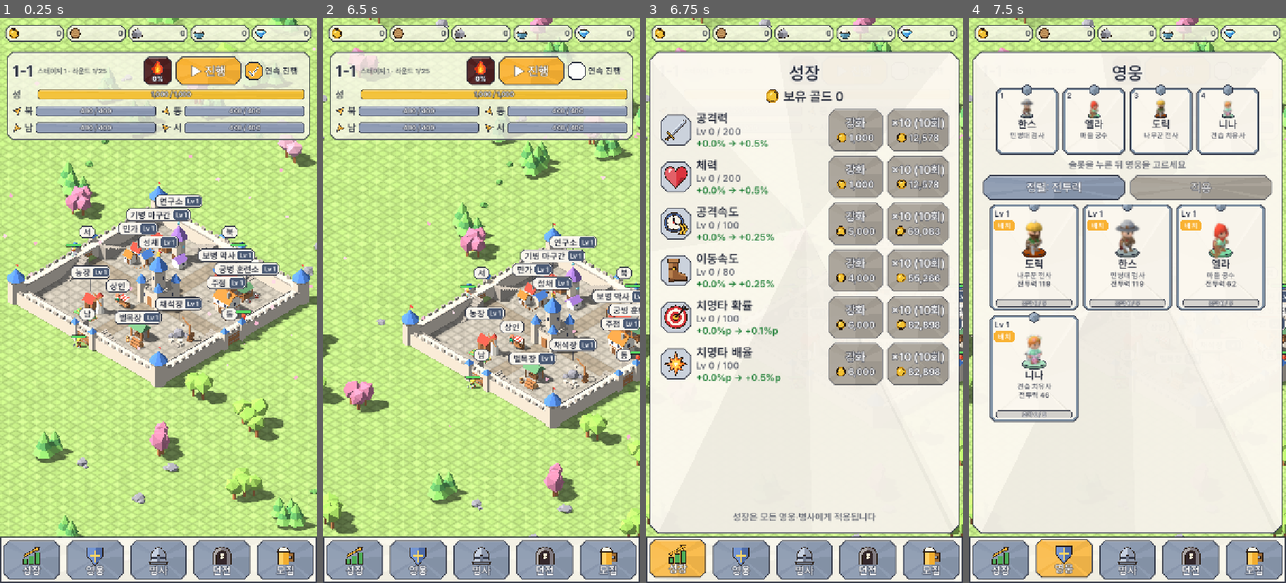
Above: before the commit, frames 1-4 (left to right).
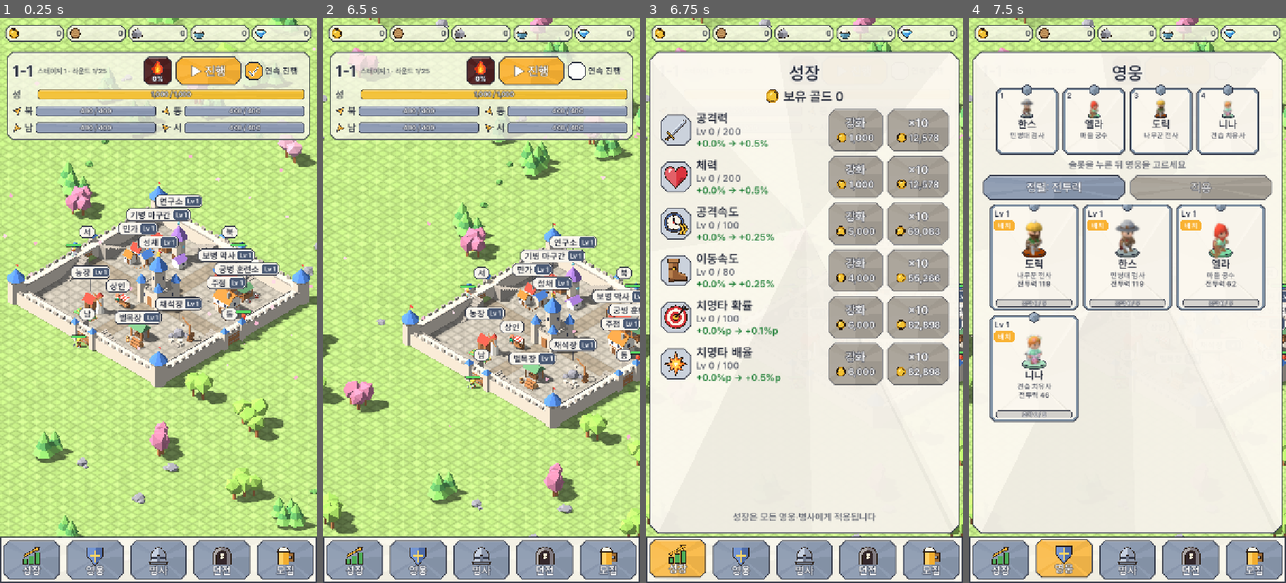
Above: after the commit, the same moments.

Repository: ILSEONG/CastleRPG
Game: Godot game, scene res://scenes/main.tscn
The game is run twice, just before and just after one commit, with the same random seed, the same clock (stepped at 60 frames per second) and the same inputs.
Inputs (mouse positions are in pixels of both pictures, inside the frame that each line leads up to):
- Up to frame 1 (0.25 s): no input
- Up to frame 2 (6.5 s): click (481, 68) at 0.5 s; click "▶ 진행" at 1.25 s; click "■ 중지" at 2 s; click "연속 진행" at 2.75 s; click (408, 108) at 3.52 s; click (554, 108) at 4.27 s; click (408, 125) at 5.02 s; click (554, 125) at 5.77 s
- Up to frame 3 (6.75 s): click (677, 560) at 6.52 s
- Up to frame 4 (7.5 s): click (1064, 560) at 7.27 s

Frames 1-2 are identical in both runs. In frame 3, 1.2% of the frame differs, in the area x 77-95%, y 17-62%; in frame 4, nothing differs.

Commit message:
growth: ×10 upgrade button is off unless all 10 upgrades are possible
The ×10 button used to upgrade as many times as gold allowed (up to 10)
and its label showed that count. Now it always means exactly 10: the
button shows the summed cost of 10 and is disabled when gold is short of
that or fewer than 10 levels remain. press_ten does nothing otherwise.

Co-Authored-By: Claude Opus 5.5 <noreply@anthropic.com>
Claude-Session: https://claude.ai/code/session_015XHfAEGxYFTVspwuaUu8nY

Diff:
--- a/scripts/growth_panel.gd
+++ b/scripts/growth_panel.gd
@@ -1,7 +1,7 @@
 extends "res://scripts/ui_window.gd"
 ## [성장] 탭 시트(개정 20 §5): 공용 업그레이드 6줄. 위 보유 골드 한 줄, 아래 안내 "성장은 모든 영웅·병사에게 적용됩니다".
 ## 줄: 아이콘(검·하트·쌍화살표 시계·장화·과녁·폭발 별) · 이름 · "Lv 23 / 200" · 현재 → 다음 효과("+11.5% → +12.0%", 최대면 "(최대)") ·
-## [강화 비용](골드 부족·최대 레벨이면 비활성) · [×10](감당 가능한 횟수와 그 합계 — Economy.upgrade_count_affordable·upgrade_total_cost).
+## [강화 비용](골드 부족·최대 레벨이면 비활성) · [×10](10번 합계 — 10번을 다 못 하면(골드 부족·최대 레벨까지 10 미만) 비활성).
 ## [강화]는 누르는 순간 한 번, 누르고 있으면 HOLD_DELAY 뒤부터 가속(qty_box와 같은 초당 10 → 50). 강화는 Economy.growth_up
 ## (오프라인은 곧바로, 온라인은 응답 때 — 응답을 기다리는 동안 길게 누르기는 쉬었다 잇는다). 영웅 시트처럼 칩 줄 아래 ~ 탭 바 위를 채운다.
 
@@ -68,11 +68,10 @@
 	_tick_hold(delta)
 
 
-## [×10]: 감당 가능한 만큼(최대 10번) 한 번에.
+## [×10]: 정확히 10번 한 번에. 10번을 다 못 하면 아무것도 하지 않는다(버튼도 꺼져 있다).
 func press_ten(id: String) -> void:
-	var n := Economy.upgrade_count_affordable(id, TEN)
-	if n > 0:
-		Economy.growth_up(id, n)
+	if Economy.growth_block(id, TEN) == "":
+		Economy.growth_up(id, TEN)
 
 
 ## [강화] 누름: 곧바로 한 번, 누르고 있으면 _tick_hold가 잇는다.
@@ -119,11 +118,9 @@
 		r.up.title.text = "강화" if lv < mx else "MAX"
 		r.up.gold.text = UiKit.commas(GameData.upgrade_cost(id, lv)) if lv < mx else "-"
 		r.up.button.disabled = why != "" and why != WAIT
-		var n := Economy.upgrade_count_affordable(id, TEN)
-		var shown := n if n > 0 else mini(TEN, mx - lv)
-		r.ten.title.text = "×10 (%d회)" % shown if shown > 0 else "×10"
-		r.ten.gold.text = UiKit.commas(Economy.upgrade_total_cost(id, shown)) if shown > 0 else "-"
-		r.ten.button.disabled = n == 0 or waiting
+		r.ten.title.text = "×10"
+		r.ten.gold.text = UiKit.commas(Economy.upgrade_total_cost(id, TEN)) if lv + TEN <= mx else "-"
+		r.ten.button.disabled = Economy.growth_block(id, TEN) != "" or waiting
 
 
 ## 효과 글자: 11.5 → "+11.5%", 12 → "+12.0%", 0.75 → "+0.75%"(소수 첫째 자리는 늘 보인다).
--- a/tests/input_check.gd
+++ b/tests/input_check.gd
@@ -1318,7 +1318,7 @@
 		"lv=%d gold=%d text=%s cost=%s" % [Economy.upgrade_level("atk"), Economy.gold, atk.effect.text, atk.up.gold.text])
 	var cost10 := Economy.upgrade_total_cost("atk", 10)
 	var g0 := Economy.gold
-	_check(atk.ten.title.text == "×10 (10회)" and atk.ten.gold.text == UiKit.commas(cost10), "(G) [×10] shows 10 times and their summed cost", "title=%s cost=%s" % [atk.ten.title.text, atk.ten.gold.text])
+	_check(atk.ten.title.text == "×10" and atk.ten.gold.text == UiKit.commas(cost10) and not atk.ten.button.disabled, "(G) [×10] shows the summed cost of 10 and is on", "title=%s cost=%s" % [atk.ten.title.text, atk.ten.gold.text])
 	await _tap(_center(atk.ten.button))
 	_check(Economy.upgrade_level("atk") == 11 and Economy.gold == g0 - cost10, "(G) [×10] tap: Lv 1 -> 11, gold minus the summed cost",
 		"lv=%d gold %d -> %d (cost %d)" % [Economy.upgrade_level("atk"), g0, Economy.gold, cost10])
@@ -1335,6 +1335,13 @@
 	await get_tree().create_timer(0.4).timeout
 	_check(first == 1 and early == 1 and held >= 6 and Economy.upgrade_level("hp") == held, "(G) holding [강화]: one step at once, more only after 0.4 s (accelerating), release stops it",
 		"first=%d at 0.25 s=%d held=%d after release=%d" % [first, early, held, Economy.upgrade_level("hp")])
+	var lv9 := Economy.upgrade_level("atk")
+	Economy.gold_tenths = Economy.upgrade_total_cost("atk", 9) * 10
+	Economy.changed.emit()
+	await _frames(1)
+	await _tap(_center(atk.ten.button))
+	_check(not atk.up.button.disabled and atk.ten.button.disabled and Economy.upgrade_level("atk") == lv9,
+		"(G) gold for 9 but not 10: [강화] on, [×10] off and a tap does nothing", "up=%s ten=%s lv=%d" % [atk.up.button.disabled, atk.ten.button.disabled, Economy.upgrade_level("atk")])
 	Economy.gold_tenths = 100
 	Economy.changed.emit()
 	await _frames(1)
